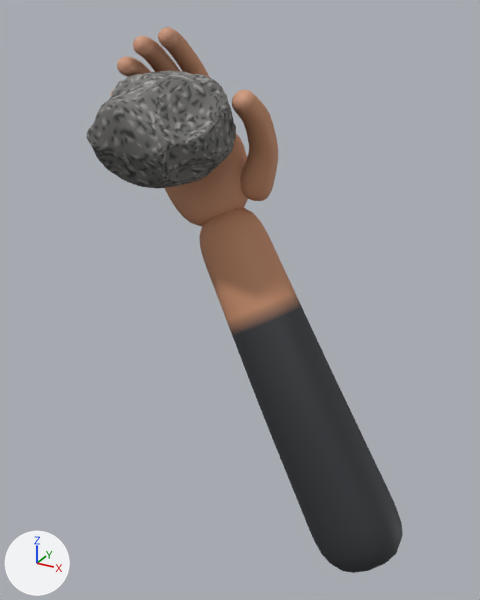
Before and after pictures for a commit that changed the glTF model assets/models/game/viewmodel_rock.glb.
Rendered twice from a camera (50 mm lens) standing at (0.423, -0.344, 0.026) and looking at (0.097, 0.248, -0.27). Lighting does not change. The marker at lower left points along +X, +Y and +Z. The older version comes first. Where no turn or scale is listed for an object, it has been applied to the vertices.

Before the edit, the objects in view are built like this:
```python
me_rockai = bpy.data.meshes.new('RockAI')
me_rockai.from_pydata(...)  # 6002 vertices, 12000 faces; spans x -0.075..0.075, y -0.074..0.074, z -0.056..0.056
me_rockai.materials.append(mat_rockai)
me_viewhand = bpy.data.meshes.new('ViewHand')
me_viewhand.from_pydata(...)  # 2926 vertices, 5824 faces; spans x -0.058..0.303, y 0.2..0.331, z -0.573..0.008
me_viewhand.materials.append(mat_viewskin)
ob_viewhand = bpy.data.objects.new('ViewHand', me_viewhand)
ob_viewhand.location = (0.0, 0.0, 0.0)
ob_viewrock = bpy.data.objects.new('ViewRock', me_rockai)
ob_viewrock.location = (0.015, 0.235, -0.088)
```
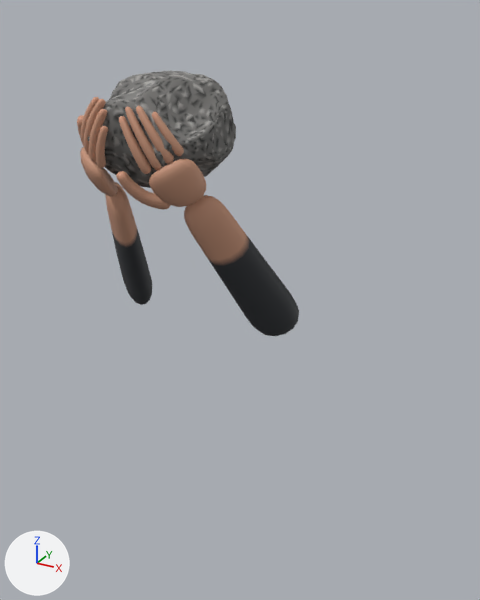
The newer file is also rescaled (x1.64), turned or shifted as a whole; pictures and numbers use the older file's frame.

Pixel boxes [x1, y1, x2, y2] of what changed, in the pictures (480 x 600 px):
'ViewHand', deleted: before [111, 27, 403, 573]
'ViewHands', added: after [77, 97, 299, 336]

What the commit changed:
Mesh me_viewhands is new.
It has 5724 vertices, 11392 faces and spans x -0.114..0.138, y 0.094..0.261, z -0.309..-0.028.
It uses material mat_viewskin.
Object 'ViewHand' (ob_viewhand) is deleted.
Object 'ViewHands' (ob_viewhands) is new; it shows me_viewhands.
Its location is (0.003, 0.058, -0.024).
